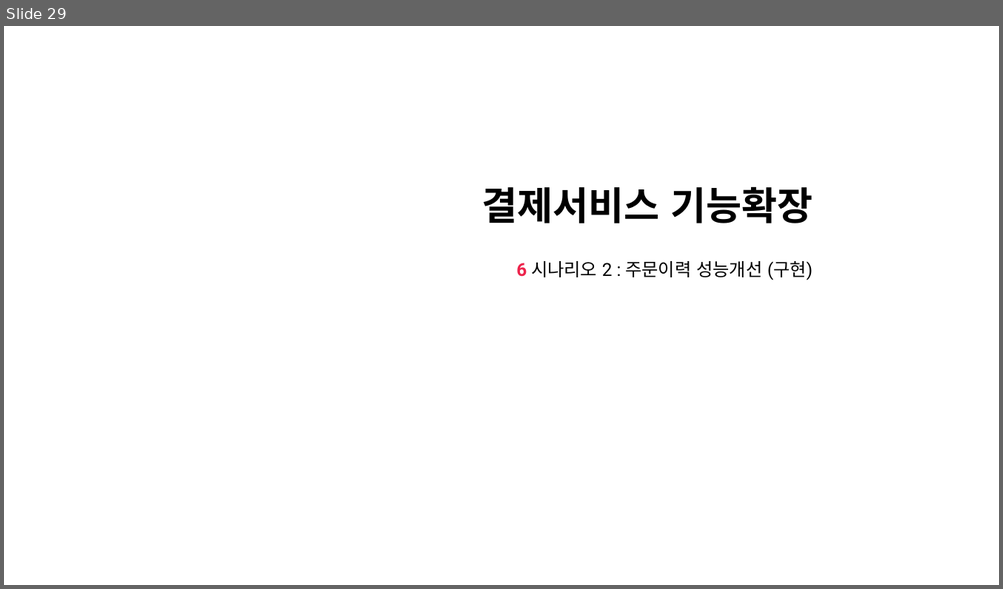
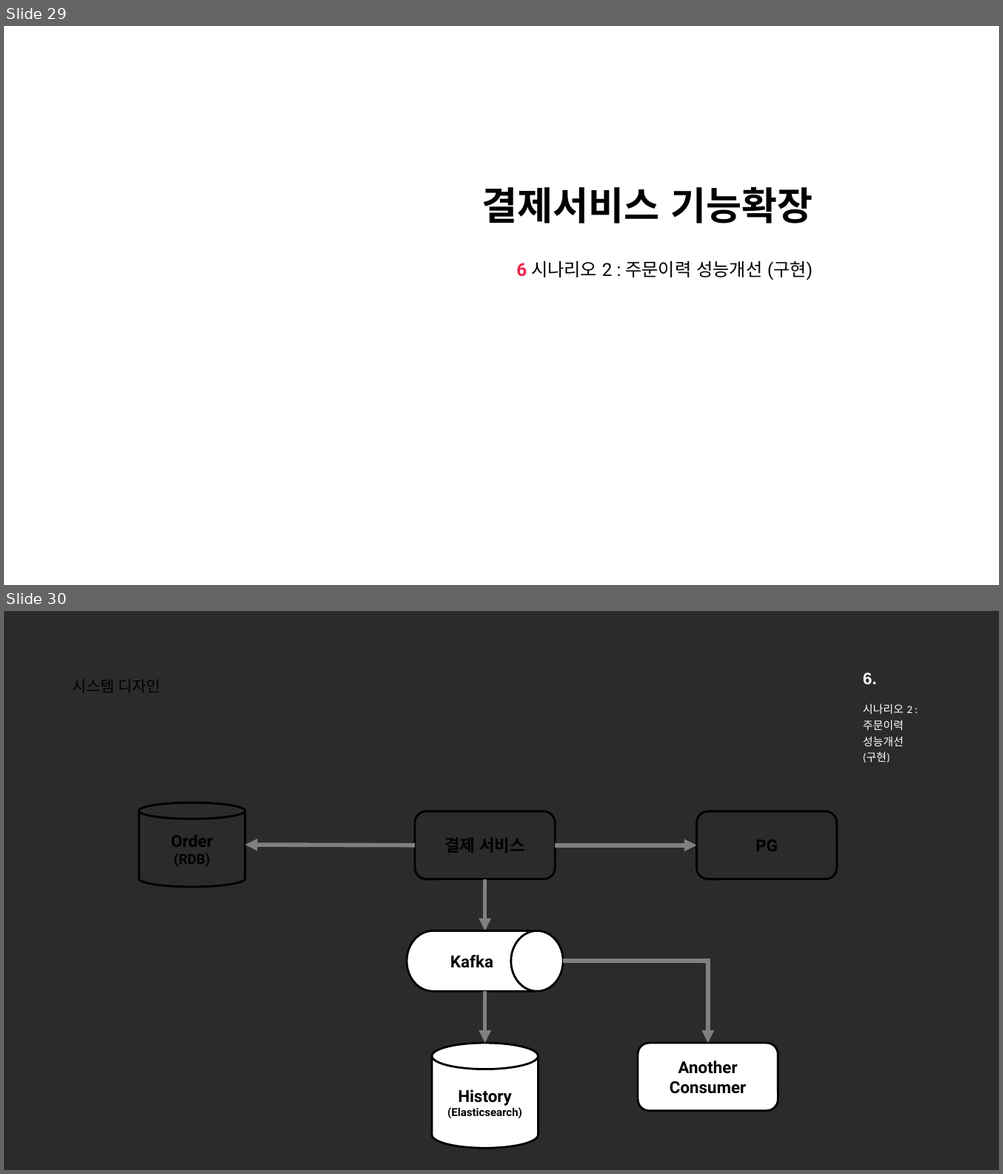
Before and after one commit to nayasis/fastcampus-hyper-webflux, a slide deck: 99.ppt/[Ch4-8. 결제 서비스 기능확장.pptx. Shown one above the other, each under a label of ours: slide 29 before the commit, slides 29 and 30 after it. The pictures are 1003x589 and 1003x1174 pixels, drawn with LibreOffice and Linux fonts; fonts in the diff are those of the drawing; background and template pictures are left out; a plain dark background stands for a picture behind light text. Boxes give left, top, right and bottom in pixels: in the first picture for what was removed or moved away, otherwise in the second. Text is boxed around its words. In the diff, an @@ line names an element or a change of style, - is before the commit and + after.

Commit message:
ch8 강의내용 수정 ch9 ppt 추가

```diff
--- a/99.ppt/[Ch4-8. 결제 서비스 기능확장.pptx
+++ b/99.ppt/[Ch4-8. 결제 서비스 기능확장.pptx
@@ slide 30 added at (x1=4, y1=611, x2=999, y2=1170), background picture (left out) @@
@@ text added at (x1=862, y1=672, x2=876, y2=685), 12 pt, text #FFFFFF, bold @@
+  6.
@@ title added at (x1=72, y1=679, x2=161, y2=692), 11 pt, text #000000 @@
+시스템 디자인
@@ text added at (x1=862, y1=703, x2=913, y2=763), 8 pt, text #FFFFFF @@
+  시나리오 2 :
+  주문이력
+  성능개선
+  (구현)
@@ cylinder added at (x1=139, y1=803, x2=246, y2=888), outline #000000 1.5 pt, 12 pt, text #000000, bold @@
+Order
+(RDB)
@@ rounded rectangle added at (x1=415, y1=812, x2=555, y2=880), outline #000000 1.5 pt, 12 pt, text #000000, bold @@
+결제 서비스
@@ rounded rectangle added at (x1=696, y1=812, x2=836, y2=880), outline #000000 1.5 pt, 12 pt, text #000000, bold @@
+PG
@@ arrow added from (415, 846) to (244, 845), #808080 3 pt @@
@@ arrow added from (555, 846) to (696, 846), #808080 3 pt @@
@@ arrow added from (484, 880) to (484, 931), #808080 3 pt @@
@@ flow chart magnetic drum added at (x1=407, y1=931, x2=563, y2=992), fill #FFFFFF, outline #000000 1.5 pt, 12 pt, text #000000, bold @@
+Kafka
@@ elbow arrow added from (563, 961) to (707, 1044), #808080 3 pt @@
@@ arrow added from (484, 992) to (484, 1044), #808080 3 pt @@
@@ cylinder added at (x1=432, y1=1044, x2=538, y2=1149), fill #FFFFFF, outline #000000 1.5 pt, 8 pt, text #000000, bold @@
+History
+(Elasticsearch)
@@ rounded rectangle added at (x1=637, y1=1044, x2=778, y2=1111), fill #FFFFFF, outline #000000 1.5 pt, 12 pt, text #000000, bold @@
+Another
+Consumer
```
Also in this commit, not shown: 1 other file.
